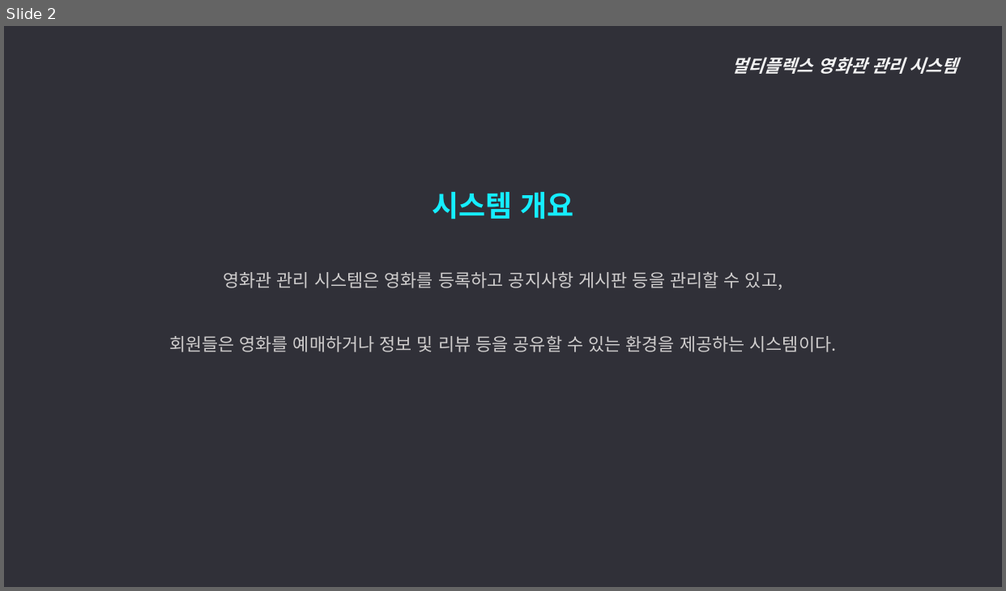
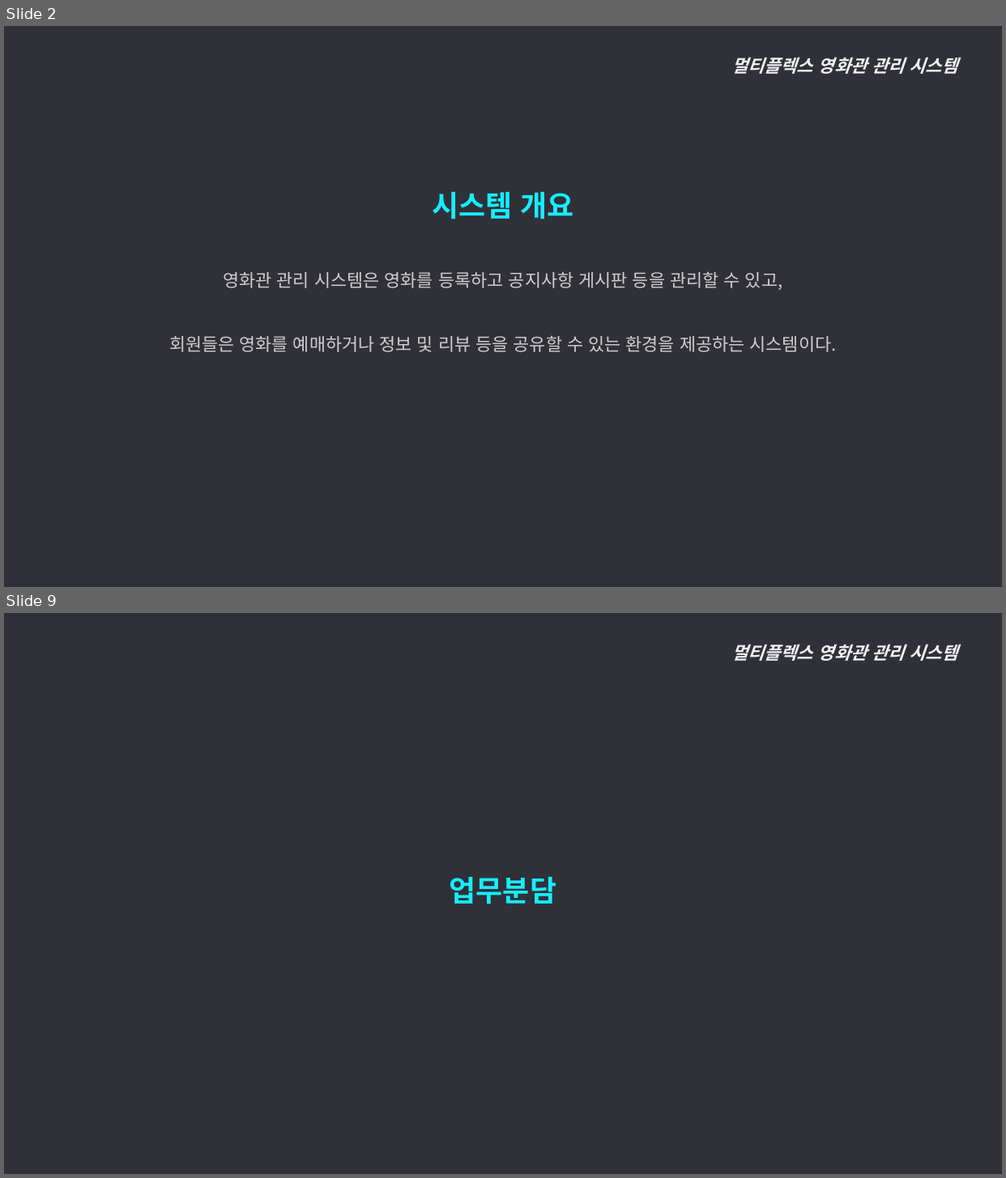
Before and after one commit to ywc-412/MultiplexTeamProject, a slide deck: 개발문서/2조 개요, 요구사항, 메뉴구조도.pptx. Shown one above the other, each under a label of ours: slide 2 before the commit, slides 2 and 9 after it; the slides between them are not shown. The pictures are 1006x591 and 1006x1178 pixels, drawn with LibreOffice and Linux fonts; fonts in the diff are those of the drawing. Boxes give left, top, right and bottom in pixels: in the first picture for what was removed or moved away, otherwise in the second. Text is boxed around its words. In the diff, an @@ line names an element or a change of style, - is before the commit and + after.

Commit message:
WBS, 업무분담 추가

```diff
--- a/개발문서/2조 개요, 요구사항, 메뉴구조도.pptx
+++ b/개발문서/2조 개요, 요구사항, 메뉴구조도.pptx
@@ slide 9 added at (4, 613, 1002, 1174), background #303038 @@
@@ text added at (731, 644, 958, 661), 17 pt, text #F2F2F2, bold, italic @@
+멀티플렉스 영화관 관리 시스템
@@ text added at (450, 877, 556, 904), 28 pt, text #15EEFF, bold @@
+업무분담
```
Also in this commit, not shown: 1 slide changed, 10 other slides added.
